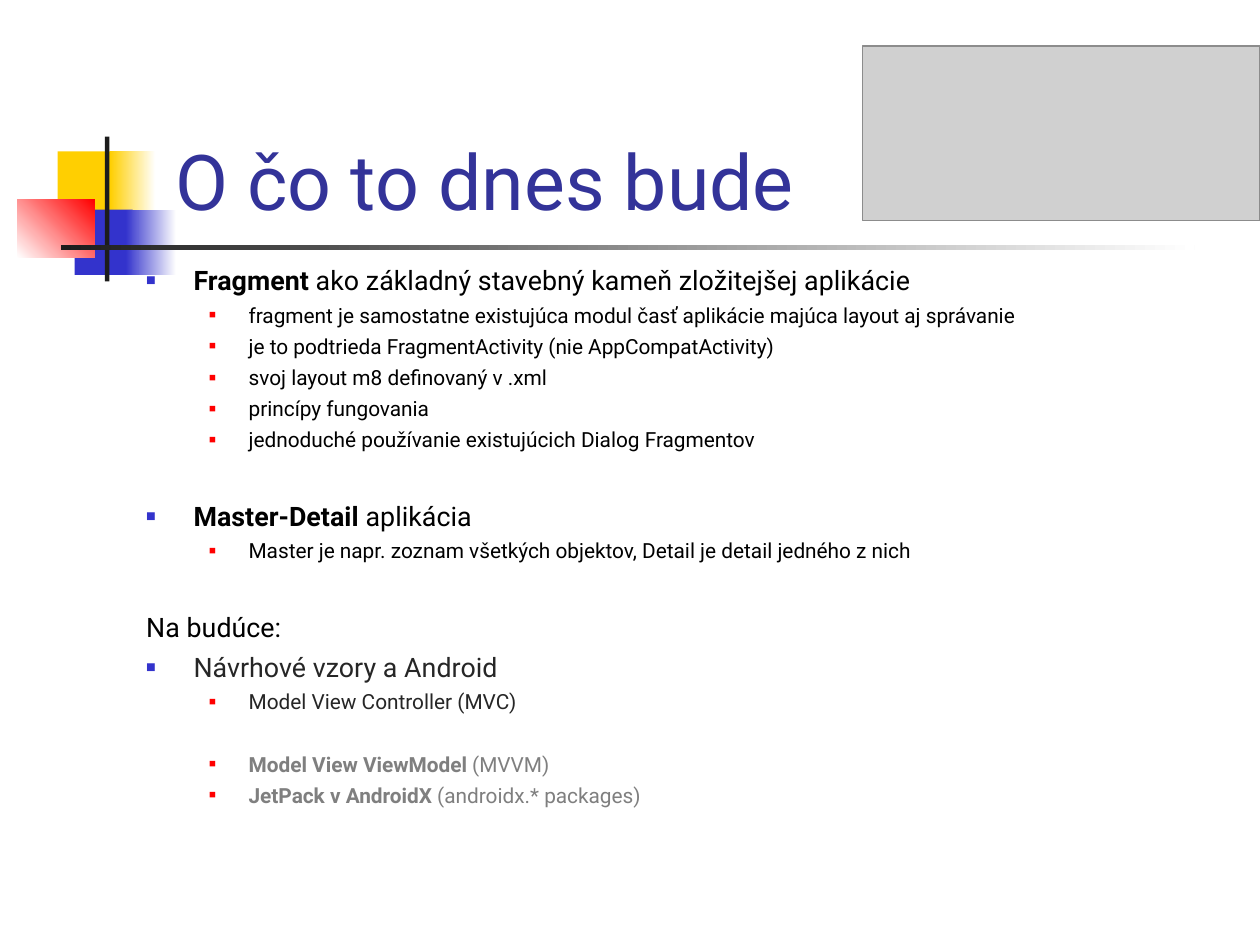
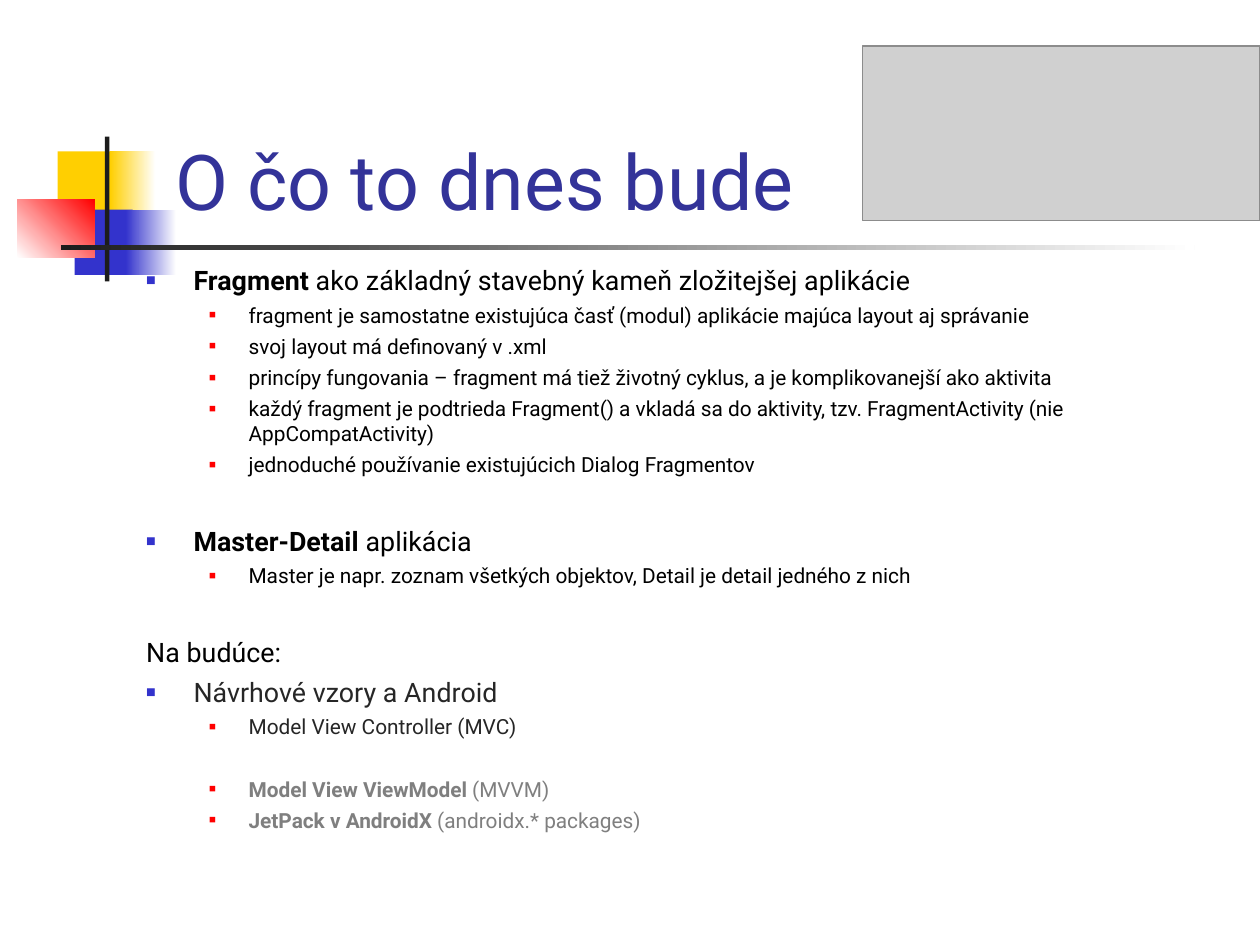
Before and after one commit to vmandro/Prednasky, a slide deck: slide 3 of 06/06_Android.ppt. Drawn at 1260x945 pixels with LibreOffice and Linux fonts; fonts in the diff are those of the drawing; grey boxes stand for pictures. Boxes give left, top, right and bottom in pixels: in the first picture for what was removed or moved away, otherwise in the second. Text is boxed around its words. In the diff, an @@ line names an element or a change of style, - is before the commit and + after.

```diff
--- a/06/06_Android.ppt
+++ b/06/06_Android.ppt
@@ text at <box>249,306,1064,446</box>: text changed @@
-  ■ fragment je samostatne existujúca modul časť aplikácie majúca layout aj správanie
-  ■ je to podtrieda FragmentActivity (nie AppCompatActivity)
-  ■ svoj layout m8 definovaný v .xml
-  ■ princípy fungovania
+  ■ fragment je samostatne existujúca časť (modul) aplikácie majúca layout aj správanie
+  ■ svoj layout má definovaný v .xml
+  ■ princípy fungovania – fragment má tiež životný cyklus, a je komplikovanejší ako aktivita
+  ■ každý fragment je podtrieda Fragment() a vkladá sa do aktivity, tzv. FragmentActivity (nie AppCompatActivity)
```
Also in this commit, not shown: 43 other slides changed, 2 other files.
